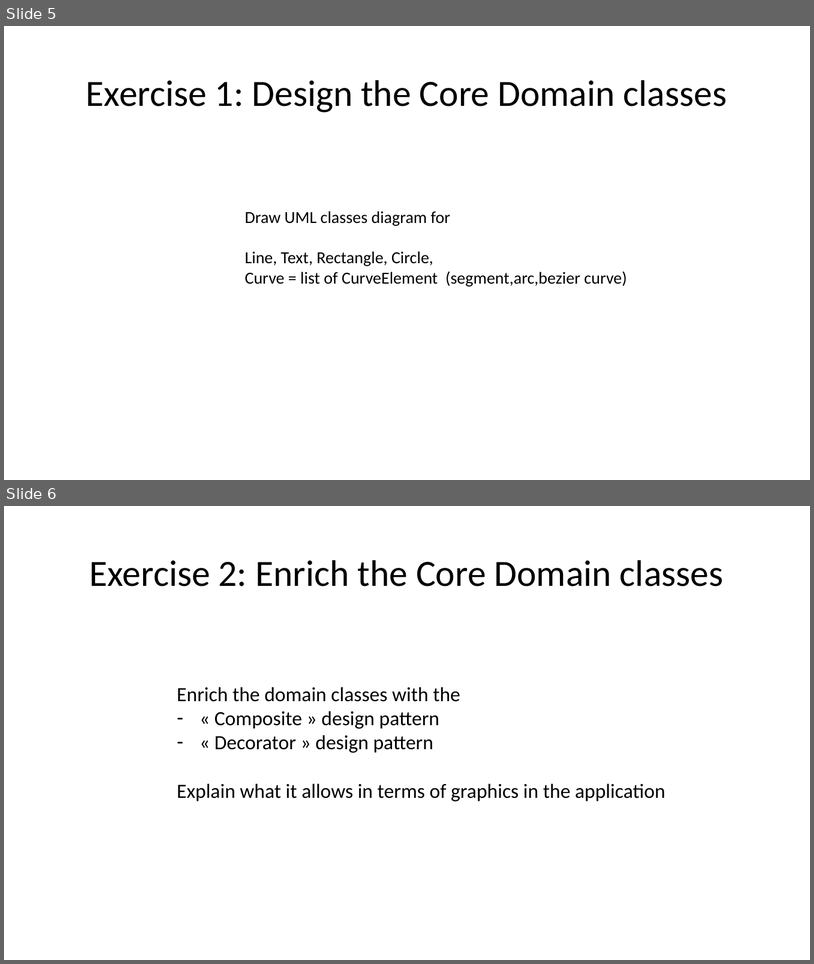
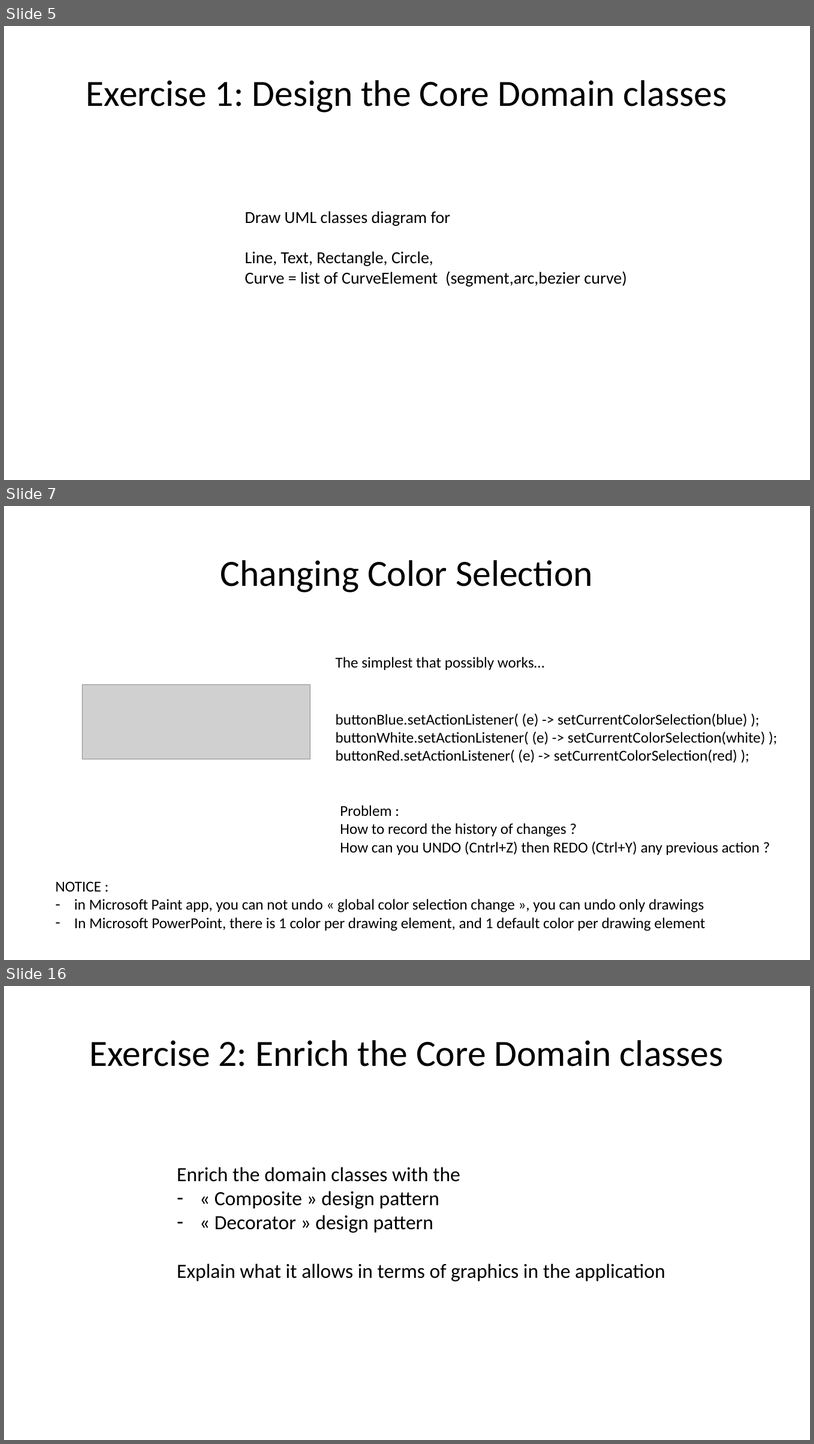
Before and after one commit to Arnaud-Nauwynck/presentations, a slide deck: java/TP-design-patterns/handson-3-design-patterns.pptx. Shown one above the other, each under a label of ours: slides 5 and 6 before the commit, slides 5, 7 and 16 after it; the slides between them are not shown. The pictures are 814x964 and 814x1444 pixels, drawn with LibreOffice and Linux fonts; fonts in the diff are those of the drawing; grey boxes stand for pictures. Boxes give left, top, right and bottom in pixels: in the first picture for what was removed or moved away, otherwise in the second. Text is boxed around its words. In the diff, an @@ line names an element or a change of style, - is before the commit and + after.

```diff
--- a/java/TP-design-patterns/handson-3-design-patterns.pptx
+++ b/java/TP-design-patterns/handson-3-design-patterns.pptx
@@ slide 7 added at box(4, 506, 810, 960), background #FFFFFF @@
@@ title added at box(221, 560, 593, 592), 44 pt, text #000000 @@
+Changing Color Selection
@@ text added at box(336, 657, 545, 670), 18 pt, text #000000 @@
+The simplest that possibly works…
@@ picture added at box(82, 685, 310, 759) @@
@@ text added at box(336, 713, 765, 763), 18 pt, text #000000 @@
+buttonBlue.setActionListener( (e) -> setCurrentColorSelection(blue) );
+buttonWhite.setActionListener( (e) -> setCurrentColorSelection(white) );
+buttonRed.setActionListener( (e) -> setCurrentColorSelection(red) );
@@ text added at box(340, 805, 760, 855), 18 pt, text #000000 @@
+Problem :
+How to record the history of changes ?
+How can you UNDO (Cntrl+Z) then REDO (Ctrl+Y) any previous action ?
@@ text added at box(56, 881, 705, 931), 18 pt, text #000000 @@
+NOTICE :
+– in Microsoft Paint app, you can not undo « global color selection change », you can undo only drawings
+– In Microsoft PowerPoint, there is 1 color per drawing element, and 1 default color per drawing element
@@ what was slide 6 is now slide 16 @@
```
Also in this commit, not shown: 2 slides changed, 8 other slides added, 3 other files.
